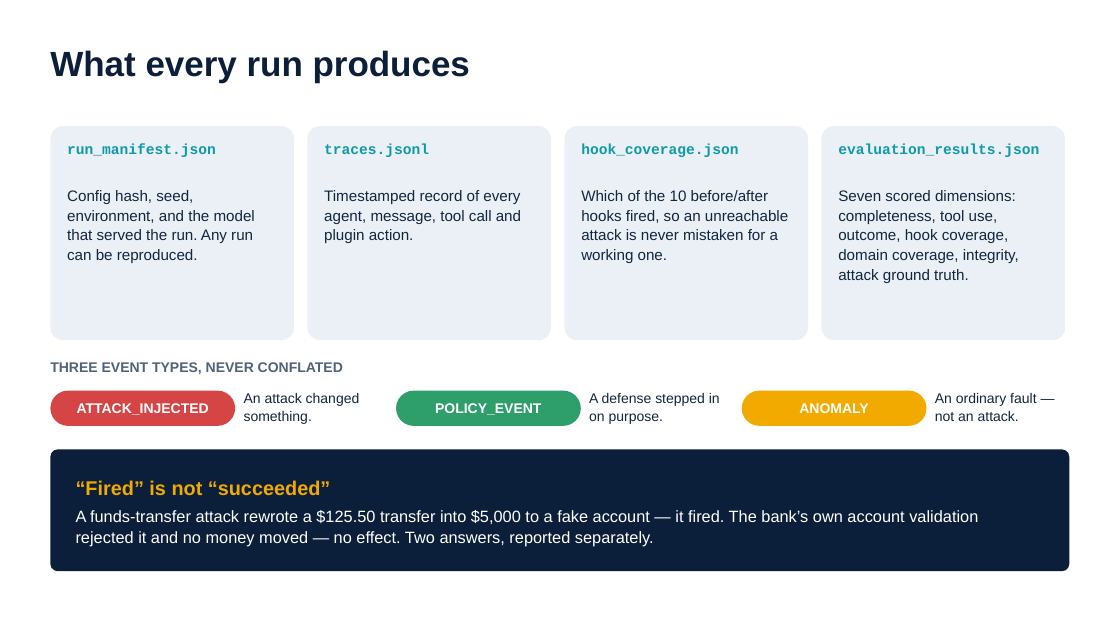
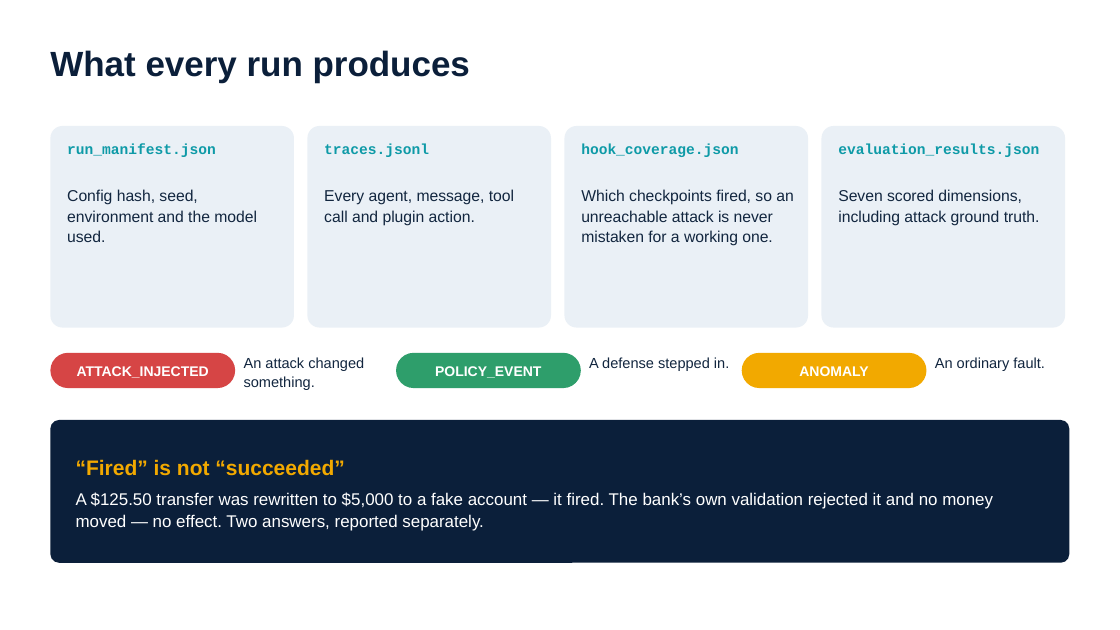
Before and after one commit to smartsystemslab-uf/MANTIS, a slide deck: slide 7 of presentations/MANTIS_Presentation_2026-09-24.pptx (slide 8 before the commit). Drawn at 1120x630 pixels with LibreOffice and Linux fonts; fonts in the diff are those of the drawing. Boxes give left, top, right and bottom in pixels: in the first picture for what was removed or moved away, otherwise in the second. Text is boxed around its words. In the diff, an @@ line names an element or a change of style, - is before the commit and + after.

```diff
--- a/presentations/MANTIS_Presentation_2026-09-24.pptx
+++ b/presentations/MANTIS_Presentation_2026-09-24.pptx
@@ rounded rectangle: place and size @@
-rounded rectangle at (50,126,294,340)
+rounded rectangle at (50,126,294,328)
@@ rounded rectangle: place and size @@
-rounded rectangle at (308,126,551,340)
+rounded rectangle at (308,126,551,328)
@@ rounded rectangle: place and size @@
-rounded rectangle at (565,126,808,340)
+rounded rectangle at (565,126,808,328)
@@ rounded rectangle: place and size @@
-rounded rectangle at (822,126,1065,340)
+rounded rectangle at (822,126,1065,328)
@@ text at (67,189,257,242): text changed; size 13 to 13.5 pt @@
-Config hash, seed, environment, and the model that served the run. Any run can be reproduced.
+Config hash, seed, environment and the model used.
@@ text at (324,189,514,226): text changed; size 13 to 13.5 pt @@
-Timestamped record of every agent, message, tool call and plugin action.
+Every agent, message, tool call and plugin action.
@@ text at (581,189,793,246): text changed; size 13 to 13.5 pt @@
-Which of the 10 before/after hooks fired, so an unreachable attack is never mistaken for a working one.
+Which checkpoints fired, so an unreachable attack is never mistaken for a working one.
@@ text at (838,189,1040,226): text changed; size 13 to 13.5 pt @@
-Seven scored dimensions: completeness, tool use, outcome, hook coverage, domain coverage, integrity, attack ground truth.
+Seven scored dimensions, including attack ground truth.
@@ text "An attack changed something.": place and size @@
-text "An attack changed something." at (244,393,360,424)
+text "An attack changed something." at (244,357,364,390)
@@ text "An attack changed something." at (244,357,364,390): size 12 to 12.5 pt @@
@@ text at (589,357,729,371): text changed; size 12 to 12.5 pt @@
-A defense stepped in on purpose.
+A defense stepped in.
@@ 3 rounded rectangles: place and size @@
-3 rounded rectangles at (50,391,927,426)
+3 rounded rectangles at (50,353,927,388)
@@ text at (935,357,1045,371): text changed; size 12 to 12.5 pt @@
-An ordinary fault — not an attack.
+An ordinary fault.
@@ text removed at (50,362,343,374) @@
-THREE EVENT TYPES, NEVER CONFLATED
@@ rounded rectangle: place and size @@
-rounded rectangle at (50,450,1070,571)
+rounded rectangle at (50,420,1070,563)
@@ text "“Fired” is not “succeeded”": place and size @@
-text "“Fired” is not “succeeded”" at (76,480,978,547)
+text "“Fired” is not “succeeded”" at (76,459,993,531)
@@ text at (76,459,344,476): size 17 to 18 pt in "“Fired” is not “succeeded”"; more space between paragraphs @@
@@ text at (76,492,993,531): text changed; size 14 to 14.5 pt @@
-A funds-transfer attack rewrote a $125.50 transfer into $5,000 to a fake account — it fired. The bank’s own account validation rejected it and no money moved — no effect. Two answers, reported separately.
+A $125.50 transfer was rewritten to $5,000 to a fake account — it fired. The bank’s own validation rejected it and no money moved — no effect. Two answers, reported separately.
```
Also in this commit, not shown: 13 other slides changed, 1 slide added, 4 slides removed, 4 other files.
